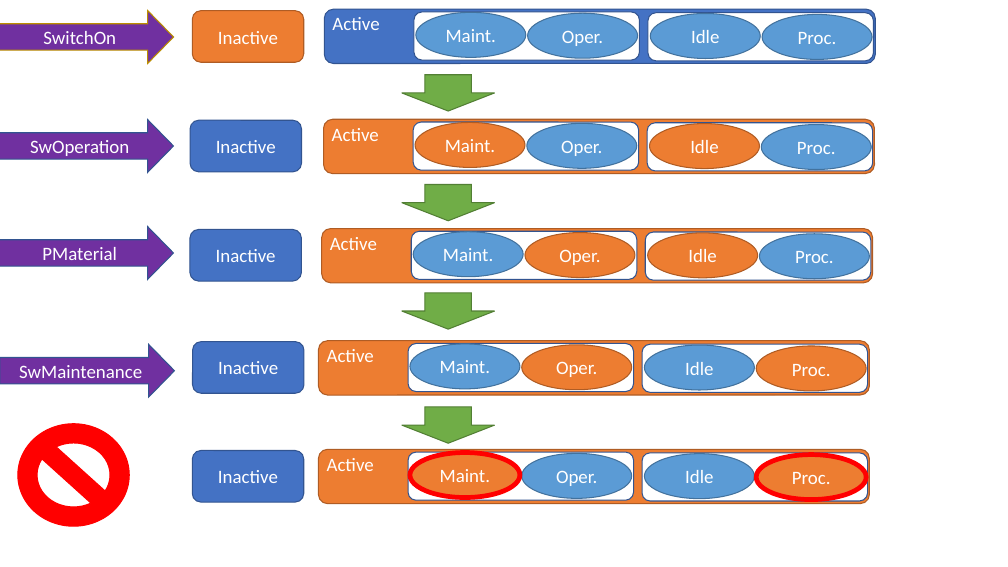
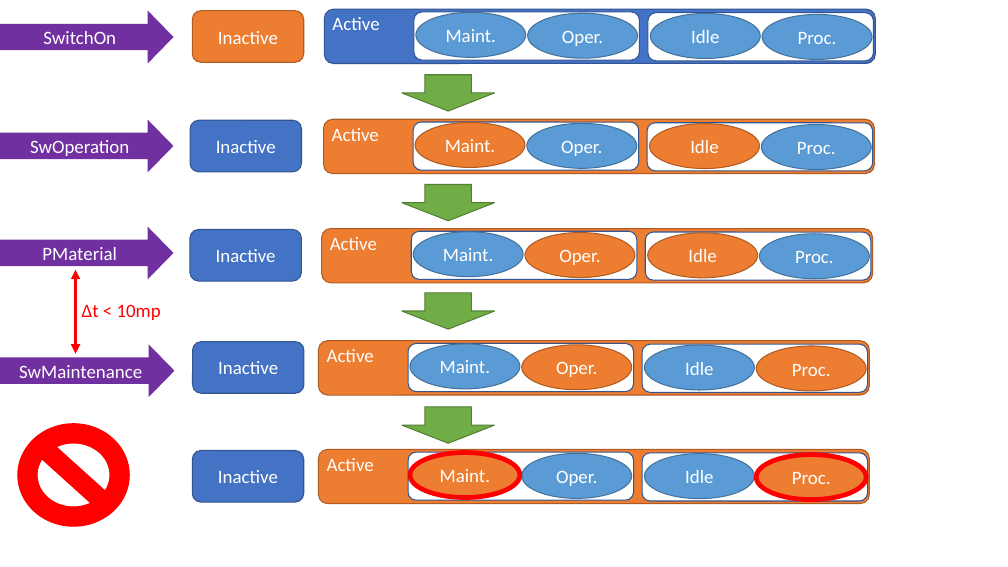
Before and after one commit to TheKorpos/bsc-thesis-latex, a slide deck: slide 6 of src/figures/figs.pptx. Drawn at 1008x567 pixels with LibreOffice and Linux fonts; fonts in the diff are those of the drawing. Boxes give left, top, right and bottom in pixels: in the first picture for what was removed or moved away, otherwise in the second. Text is boxed around its words. In the diff, an @@ line names an element or a change of style, - is before the commit and + after.

```diff
--- a/src/figures/figs.pptx
+++ b/src/figures/figs.pptx
@@ right arrow "SwitchOn" at bbox=[0, 11, 174, 64]: outline #BD8E00 1 pt to none @@
@@ double arrow added from (76, 354) to (76, 270), #FF0000 3 pt @@
@@ text added at bbox=[82, 304, 161, 320], 18 pt, text #FF0000 @@
+Δt < 10mp
@@ outline #325491 1 pt to none in 3 elements at bbox=[0, 119, 174, 172], bbox=[0, 227, 174, 280], bbox=[0, 344, 175, 397] @@
```
Also in this commit, not shown: 1 other file.
